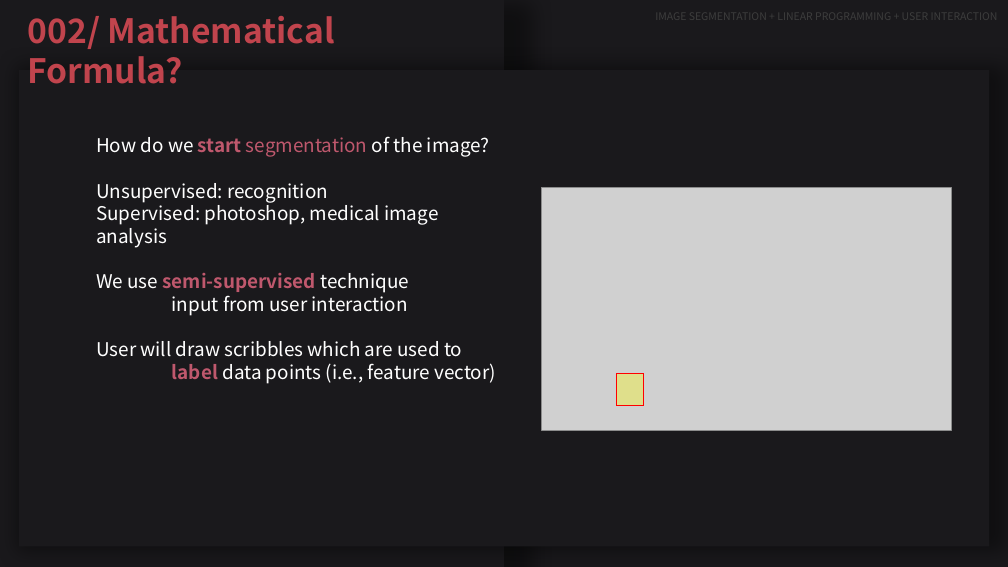
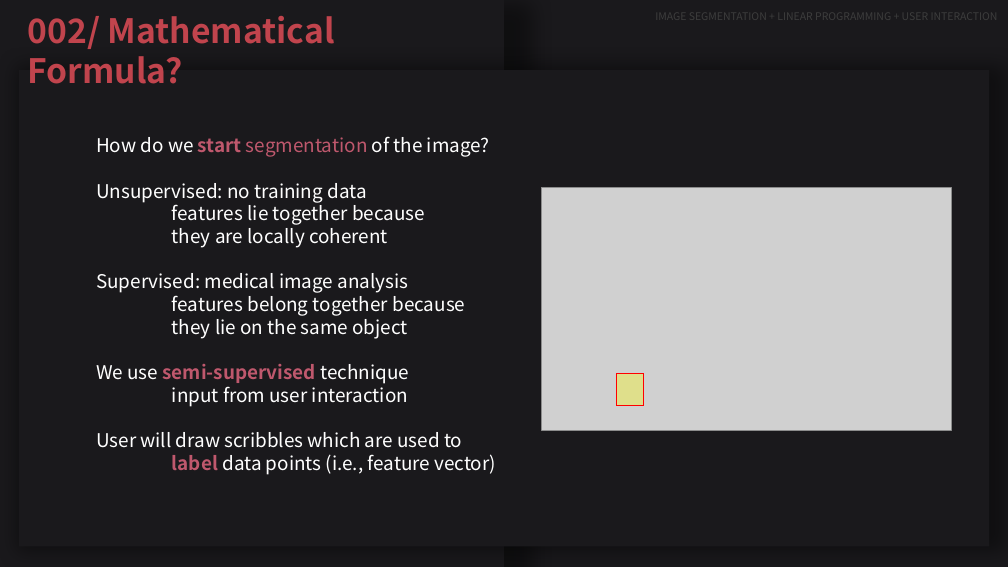
Before and after one commit to JeeheonKim/interactive-color-segmentation-with-linear-programming, a slide deck: slide 14 of comp3807.pptx (slide 12 before the commit). Drawn at 1008x567 pixels with LibreOffice and Linux fonts; fonts in the diff are those of the drawing; grey boxes stand for pictures. Boxes give left, top, right and bottom in pixels: in the first picture for what was removed or moved away, otherwise in the second. Text is boxed around its words. In the diff, an @@ line names an element or a change of style, - is before the commit and + after.

```diff
--- a/comp3807.pptx
+++ b/comp3807.pptx
@@ text at [96, 183, 465, 339]: text changed @@
-Unsupervised: recognition
-Supervised: photoshop, medical image analysis
+Unsupervised: no training data
+features lie together because
+they are locally coherent
+Supervised: medical image analysis
+features belong together because
+they lie on the same object
```
Also in this commit, not shown: 7 other slides changed, 4 slides added, 3 other files.
